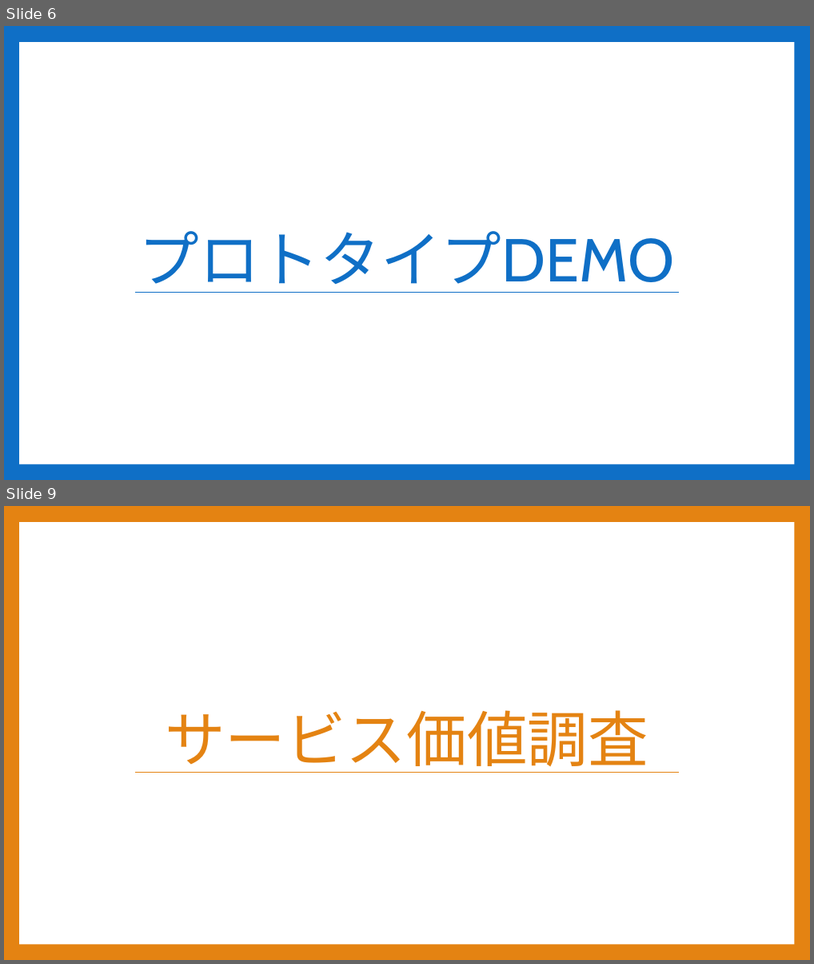
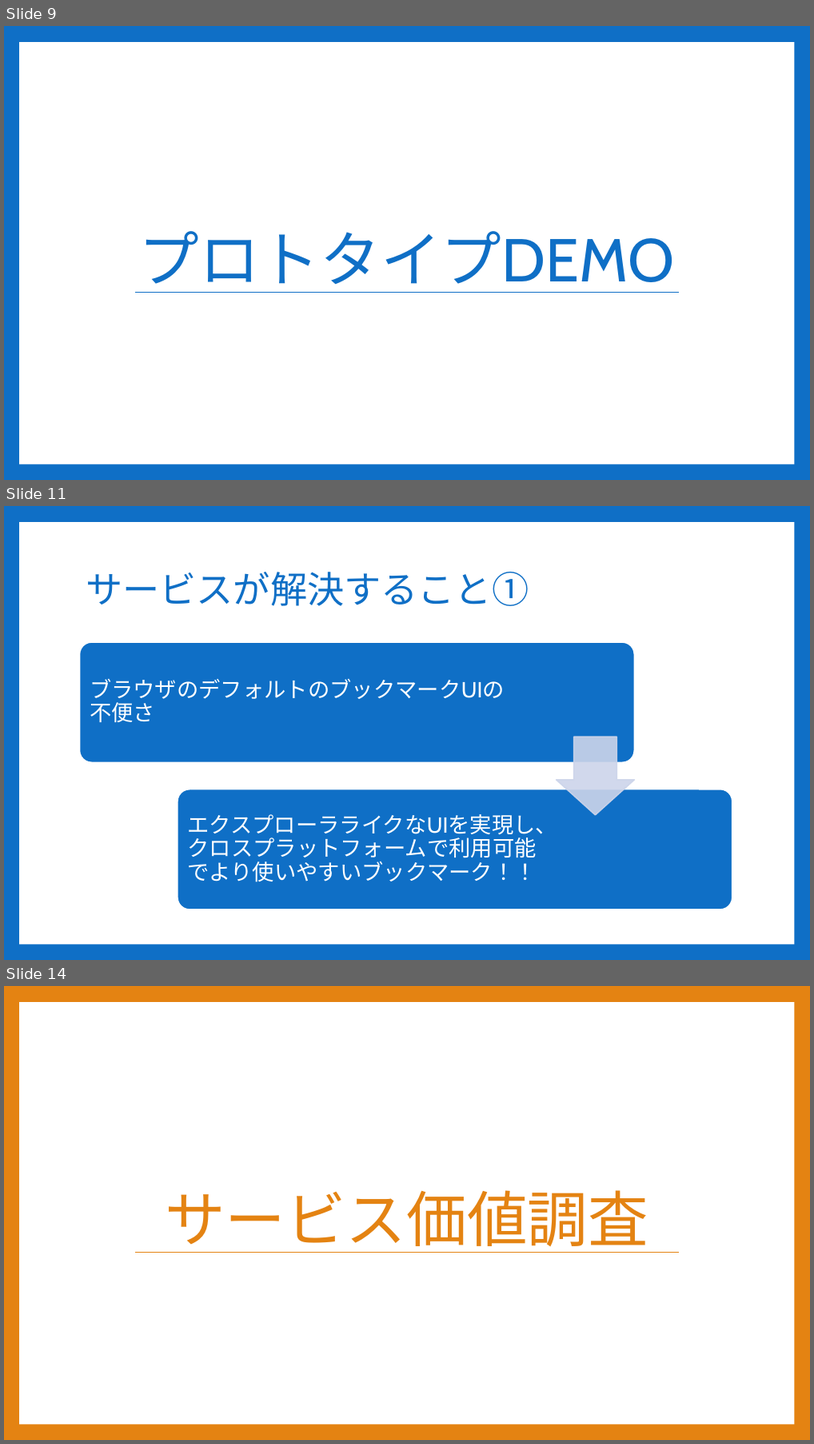
Before and after one commit to Sorarinu/ProjectP2016_F, a slide deck: production-idea/第3回中間発表.pptx. Shown one above the other, each under a label of ours: slides 6 and 9 before the commit, slides 9, 11 and 14 after it; the slides between them are not shown. The pictures are 814x964 and 814x1444 pixels, drawn with LibreOffice and Linux fonts; fonts in the diff are those of the drawing. Boxes give left, top, right and bottom in pixels: in the first picture for what was removed or moved away, otherwise in the second. Text is boxed around its words. In the diff, an @@ line names an element or a change of style, - is before the commit and + after.

Commit message:
Add 最終発表のスライド資料

```diff
--- a/production-idea/第3回中間発表.pptx
+++ b/production-idea/第3回中間発表.pptx
@@ slide 11 added at [4, 506, 810, 960], background #0F6FC6; not listed: 1 template element that a slide beside it also shows @@
@@ title added at [86, 572, 529, 606], 44 pt, text #0F6FC6 @@
+サービスが解決すること①
@@ group added at [80, 642, 733, 909]: 2 rounded rectangles, 2 texts, 1 down arrow @@
+ブラウザのデフォルトのブックマークUIの不便さ
+エクスプローラライクなUIを実現し、クロスプラットフォームで利用可能でより使いやすいブックマーク！！
@@ what was slide 6 is now slide 9 @@
@@ what was slide 9 is now slide 14 @@
```
Also in this commit, not shown: 4 slides changed, 7 other slides added, 6 slides removed, 3 other files.
